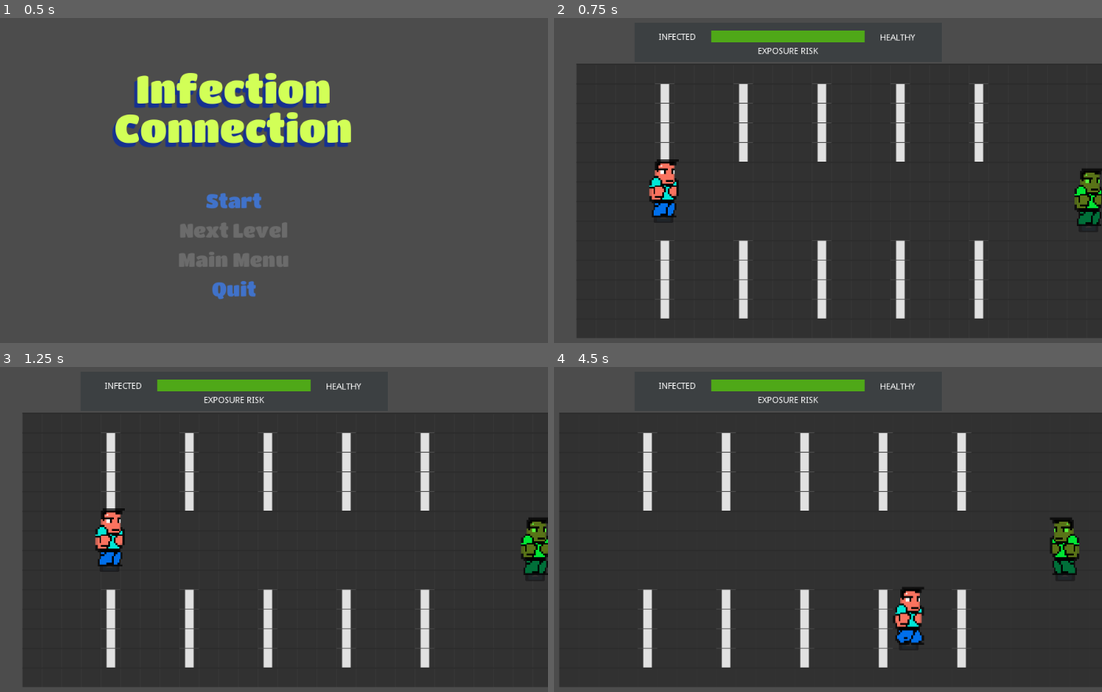
Above: before the commit, frames 1-4 (two rows, left to right).
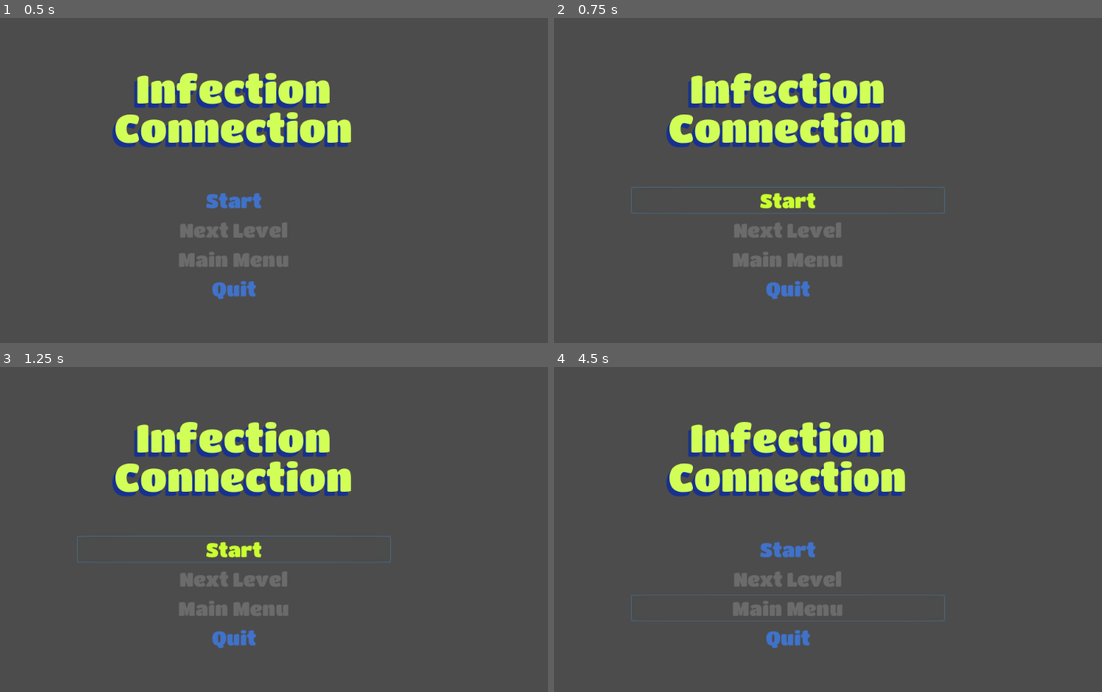
Above: after the commit, the same moments.

Repository: Bootjack/wj21-connection
Game: Godot game, scene res://MainMenu.tscn
Same seed, same stepped clock (60 frames per second), same inputs: the game is played once before the commit and once after it. The engine's default icon, where the game draws it, is replaced by a stand-in: a white triangle on a blue panel in a dark square.
Inputs (mouse positions are in pixels of both pictures, inside the frame that each line leads up to):
- Up to frame 1 (0.5 s): no input
- Up to frame 2 (0.75 s): click "Start" at 0.5 s
- Up to frame 3 (1.25 s): no input
- Up to frame 4 (4.5 s): click (789, 549) at 1.25 s, where only the run after the commit has a clickable "Start"; tap Enter (ui_accept) at 2 s; move the mouse to (926, 516) at 2.02 s; hold D (right) 2.03-2.78 s; tap Space (jump) at 2.1, 2.27, 2.57, 3.02, 3.05, 3.32, 3.6 s; click (926, 516) at 2.17 s; move the mouse to (663, 555) at 2.77 s; hold S (down) 2.78-3.53 s; tap Shift (sprint) at 2.85, 4.35 s; move the mouse to (849, 454) at 3.52 s; hold D (right) 3.53-4.28 s; move the mouse to (756, 610) at 4.27 s; hold W (up) from 4.28 s (still down); click (756, 610) at 4.42 s

Frame 1 is identical in both runs. In frame 2, 79% of the frame differs, in the area x 4-100%, y 3-99%; in frame 3, 79%; in frame 4, 84%, in the area x 1-100%, y 3-99%.
Error after the commit: Parse Error: Can't preload resource at path: res://Jason_3.tscn (res://MainMenu.gd:8)

Commit message:
Add new character art and fix level restart bug

Diff:
--- a/Carrier.tscn
+++ b/Carrier.tscn
@@ -10,6 +10,7 @@
 [ext_resource path="res://art/animatedSprite/sick/00-sick04.png" type="Texture" id=8]
 [ext_resource path="res://art/animatedSprite/sick/00-sick02.png" type="Texture" id=9]
 [ext_resource path="res://art/animatedSprite/sick/00-sick01.png" type="Texture" id=10]
+[ext_resource path="res://CharacterSprite.tscn" type="PackedScene" id=11]
 
 [sub_resource type="CapsuleShape2D" id=1]
 radius = 15.0
@@ -22,14 +23,14 @@
 "name": "Idle",
 "speed": 5.0
 }, {
+"frames": [ ExtResource( 5 ), ExtResource( 3 ), ExtResource( 6 ), ExtResource( 3 ) ],
+"loop": true,
+"name": "Walk",
+"speed": 5.0
+}, {
 "frames": [ ExtResource( 10 ), ExtResource( 9 ), ExtResource( 7 ), ExtResource( 10 ), ExtResource( 7 ), ExtResource( 8 ) ],
 "loop": true,
 "name": "Sick",
-"speed": 5.0
-}, {
-"frames": [ ExtResource( 5 ), ExtResource( 3 ), ExtResource( 6 ), ExtResource( 3 ) ],
-"loop": true,
-"name": "Walk",
 "speed": 5.0
 } ]
 
@@ -49,9 +50,12 @@
 texture = ExtResource( 1 )
 offset = Vector2( 0, 13 )
 
-[node name="Sprite" type="AnimatedSprite" parent="Visualization"]
+[node name="SpriteOld" type="AnimatedSprite" parent="Visualization"]
+visible = false
 position = Vector2( -2, -8 )
 frames = SubResource( 2 )
 animation = "Sick"
 frame = 3
 flip_h = true
+
+[node name="Sprite" parent="Visualization" instance=ExtResource( 11 )]
--- a/Cougher.tscn
+++ b/Cougher.tscn
@@ -6,6 +6,7 @@
 [ext_resource path="res://art/animatedSprite/00-walk02.png" type="Texture" id=4]
 [ext_resource path="res://art/animatedSprite/walk/00-walk01.png" type="Texture" id=5]
 [ext_resource path="res://art/animatedSprite/walk/00-walk03.png" type="Texture" id=6]
+[ext_resource path="res://CharacterSprite.tscn" type="PackedScene" id=7]
 
 [sub_resource type="CapsuleShape2D" id=1]
 radius = 15.0
@@ -40,8 +41,11 @@
 texture = ExtResource( 1 )
 offset = Vector2( 0, 13 )
 
-[node name="Sprite" type="AnimatedSprite" parent="Visualization"]
+[node name="SpriteOld" type="AnimatedSprite" parent="Visualization"]
+visible = false
 position = Vector2( -2, -8 )
 frames = SubResource( 2 )
 animation = "Idle"
 flip_h = true
+
+[node name="Sprite" parent="Visualization" instance=ExtResource( 7 )]
--- a/Hurler.tscn
+++ b/Hurler.tscn
@@ -10,6 +10,7 @@
 [ext_resource path="res://art/animatedSprite/sick/00-sick04.png" type="Texture" id=8]
 [ext_resource path="res://art/animatedSprite/sick/00-sick02.png" type="Texture" id=9]
 [ext_resource path="res://art/animatedSprite/sick/00-sick01.png" type="Texture" id=10]
+[ext_resource path="res://CharacterSprite.tscn" type="PackedScene" id=11]
 
 [sub_resource type="CapsuleShape2D" id=1]
 radius = 15.0
@@ -17,11 +18,6 @@
 
 [sub_resource type="SpriteFrames" id=2]
 animations = [ {
-"frames": [ ExtResource( 10 ), ExtResource( 9 ), ExtResource( 7 ), ExtResource( 10 ), ExtResource( 9 ), ExtResource( 7 ), ExtResource( 10 ), ExtResource( 9 ), ExtResource( 7 ), ExtResource( 10 ), ExtResource( 8 ) ],
-"loop": true,
-"name": "Sick",
-"speed": 5.0
-}, {
 "frames": [ ExtResource( 4 ) ],
 "loop": true,
 "name": "Idle",
@@ -30,6 +26,11 @@
 "frames": [ ExtResource( 5 ), ExtResource( 3 ), ExtResource( 6 ), ExtResource( 3 ) ],
 "loop": true,
 "name": "Walk",
+"speed": 5.0
+}, {
+"frames": [ ExtResource( 10 ), ExtResource( 9 ), ExtResource( 7 ), ExtResource( 10 ), ExtResource( 9 ), ExtResource( 7 ), ExtResource( 10 ), ExtResource( 9 ), ExtResource( 7 ), ExtResource( 10 ), ExtResource( 8 ) ],
+"loop": true,
+"name": "Sick",
 "speed": 5.0
 } ]
 
@@ -49,9 +50,12 @@
 texture = ExtResource( 1 )
 offset = Vector2( 0, 13 )
 
-[node name="Sprite" type="AnimatedSprite" parent="Visualization"]
+[node name="SpriteOld" type="AnimatedSprite" parent="Visualization"]
+visible = false
 position = Vector2( -2, -8 )
 frames = SubResource( 2 )
 animation = "Sick"
 frame = 1
 flip_h = true
+
+[node name="Sprite" parent="Visualization" instance=ExtResource( 11 )]
--- a/MainMenu.gd
+++ b/MainMenu.gd
@@ -42,14 +42,14 @@
 	$Canvas/Result/Label.text = "TP Lost!"
 	$Canvas/Result.visible = true
 	get_tree().paused = true
+	toggle_restart()
 	game_over_timer.start(2.5)
 
 func level_over():
 	$Canvas/Result.visible = false
-	$Canvas/Menu/Buttons/StartButton.disconnect("button_up", self, "restart_level")
-	$Canvas/Menu/Buttons/StartButton.connect("button_up", self, "start_level")
 	active_scene.disconnect("level_won", self, "level_won")
 	active_scene.disconnect("level_lost", self, "level_lost")
+	active_scene.disconnect("level_incomplete", self, "level_incomplete")
 	$Canvas/Menu.visible = true
 	self.remove_child(active_scene)
 
@@ -58,6 +58,7 @@
 	$Canvas/Result.visible = true
 	$Canvas/Menu/Buttons/NextButton.disabled = false
 	get_tree().paused = true
+	toggle_restart()
 	game_over_timer.start(2.5)
 
 func main_menu():
@@ -100,6 +101,11 @@
 	$Canvas/Menu.visible = false
 
 func toggle_menu():
+	get_tree().paused = true
 	active_scene.get_node("HUD").toggle()
 	active_scene.visible = !active_scene.visible
 	$Canvas/Menu.visible = !$Canvas/Menu.visible
+
+func toggle_restart():
+	$Canvas/Menu/Buttons/StartButton.disconnect("button_up", self, "restart_level")
+	$Canvas/Menu/Buttons/StartButton.connect("button_up", self, "start_level")
--- a/Pedestrian.tscn
+++ b/Pedestrian.tscn
@@ -10,6 +10,7 @@
 [ext_resource path="res://art/animatedSprite/sick/00-sick02.png" type="Texture" id=8]
 [ext_resource path="res://art/animatedSprite/sick/00-sick01.png" type="Texture" id=9]
 [ext_resource path="res://art/animatedSprite/sick/00-sick04.png" type="Texture" id=10]
+[ext_resource path="res://CharacterSprite.tscn" type="PackedScene" id=11]
 
 [sub_resource type="CapsuleShape2D" id=1]
 radius = 15.0
@@ -17,11 +18,6 @@
 
 [sub_resource type="SpriteFrames" id=2]
 animations = [ {
-"frames": [ ExtResource( 9 ), ExtResource( 8 ), ExtResource( 7 ), ExtResource( 9 ), ExtResource( 8 ), ExtResource( 7 ), ExtResource( 9 ), ExtResource( 8 ), ExtResource( 7 ), ExtResource( 10 ) ],
-"loop": true,
-"name": "Sick",
-"speed": 5.0
-}, {
 "frames": [ ExtResource( 4 ) ],
 "loop": true,
 "name": "Idle",
@@ -30,6 +26,11 @@
 "frames": [ ExtResource( 5 ), ExtResource( 3 ), ExtResource( 6 ), ExtResource( 3 ) ],
 "loop": true,
 "name": "Walk",
+"speed": 5.0
+}, {
+"frames": [ ExtResource( 9 ), ExtResource( 8 ), ExtResource( 7 ), ExtResource( 9 ), ExtResource( 8 ), ExtResource( 7 ), ExtResource( 9 ), ExtResource( 8 ), ExtResource( 7 ), ExtResource( 10 ) ],
+"loop": true,
+"name": "Sick",
 "speed": 5.0
 } ]
 
@@ -49,8 +50,11 @@
 texture = ExtResource( 1 )
 offset = Vector2( 0, 13 )
 
-[node name="Sprite" type="AnimatedSprite" parent="Visualization"]
+[node name="SpriteOld" type="AnimatedSprite" parent="Visualization"]
+visible = false
 position = Vector2( -2, -8 )
 frames = SubResource( 2 )
 animation = "Sick"
 flip_h = true
+
+[node name="Sprite" parent="Visualization" instance=ExtResource( 11 )]
--- a/Player.tscn
+++ b/Player.tscn
@@ -1,51 +1,15 @@
-[gd_scene load_steps=17 format=2]
+[gd_scene load_steps=8 format=2]
 
 [ext_resource path="res://icon.png" type="Texture" id=1]
 [ext_resource path="res://Player.gd" type="Script" id=2]
-[ext_resource path="res://art/animatedSprite/run/01-run02.png" type="Texture" id=3]
-[ext_resource path="res://art/animatedSprite/00-walk02.png" type="Texture" id=4]
-[ext_resource path="res://art/animatedSprite/run/01-run01.png" type="Texture" id=5]
-[ext_resource path="res://art/animatedSprite/jump/02-jump01.png" type="Texture" id=6]
-[ext_resource path="res://art/animatedSprite/jump/02-jump02.png" type="Texture" id=7]
-[ext_resource path="res://art/animatedSprite/walk/00-walk01.png" type="Texture" id=8]
-[ext_resource path="res://art/animatedSprite/walk/00-walk02.png" type="Texture" id=9]
-[ext_resource path="res://art/animatedSprite/walk/00-walk03.png" type="Texture" id=10]
+[ext_resource path="res://CharacterSprite.tscn" type="PackedScene" id=3]
 [ext_resource path="res://sfx/rcr-song.wav" type="AudioStream" id=11]
 [ext_resource path="res://sfx/jump.wav" type="AudioStream" id=12]
 [ext_resource path="res://sfx/run01.wav" type="AudioStream" id=13]
-[ext_resource path="res://art/animatedSprite/damage/00-damage01.png" type="Texture" id=14]
 
 [sub_resource type="CapsuleShape2D" id=1]
 radius = 15.0
 height = 10.0
-
-[sub_resource type="SpriteFrames" id=2]
-animations = [ {
-"frames": [ ExtResource( 5 ), ExtResource( 3 ) ],
-"loop": true,
-"name": "Run",
-"speed": 5.0
-}, {
-"frames": [ ExtResource( 7 ), ExtResource( 6 ) ],
-"loop": false,
-"name": "Jump",
-"speed": 5.0
-}, {
-"frames": [ ExtResource( 4 ) ],
-"loop": true,
-"name": "Idle",
-"speed": 5.0
-}, {
-"frames": [ ExtResource( 8 ), ExtResource( 9 ), ExtResource( 10 ) ],
-"loop": true,
-"name": "Walk",
-"speed": 5.0
-}, {
-"frames": [ ExtResource( 14 ) ],
-"loop": false,
-"name": "Hurt",
-"speed": 5.0
-} ]
 
 [node name="Player" type="KinematicBody2D"]
 script = ExtResource( 2 )
@@ -76,8 +40,5 @@
 texture = ExtResource( 1 )
 offset = Vector2( 0, 13 )
 
-[node name="Sprite" type="AnimatedSprite" parent="Visualization"]
-position = Vector2( -2, -8 )
-frames = SubResource( 2 )
-animation = "Hurt"
-flip_h = true
+[node name="Sprite" parent="Visualization" instance=ExtResource( 3 )]
+animation = "Idle"
--- a/Sneezer.tscn
+++ b/Sneezer.tscn
@@ -6,6 +6,7 @@
 [ext_resource path="res://art/animatedSprite/00-walk02.png" type="Texture" id=4]
 [ext_resource path="res://art/animatedSprite/walk/00-walk01.png" type="Texture" id=5]
 [ext_resource path="res://art/animatedSprite/walk/00-walk03.png" type="Texture" id=6]
+[ext_resource path="res://CharacterSprite.tscn" type="PackedScene" id=7]
 
 [sub_resource type="CapsuleShape2D" id=1]
 radius = 15.0
@@ -41,8 +42,11 @@
 texture = ExtResource( 1 )
 offset = Vector2( 0, 13 )
 
-[node name="Sprite" type="AnimatedSprite" parent="Visualization"]
+[node name="SpriteOld" type="AnimatedSprite" parent="Visualization"]
+visible = false
 position = Vector2( -2, -8 )
 frames = SubResource( 2 )
 animation = "Idle"
 flip_h = true
+
+[node name="Sprite" parent="Visualization" instance=ExtResource( 7 )]
Not shown: 1 places in Carrier.tscn that only renumber resources
Not shown: 1 places in Cougher.tscn that only renumber resources
Not shown: 1 places in Hurler.tscn that only renumber resources
Not shown: 5 places in MainMenu.tscn that only renumber resources
Not shown: 1 places in Pedestrian.tscn that only renumber resources
Not shown: 1 places in Sneezer.tscn that only renumber resources
